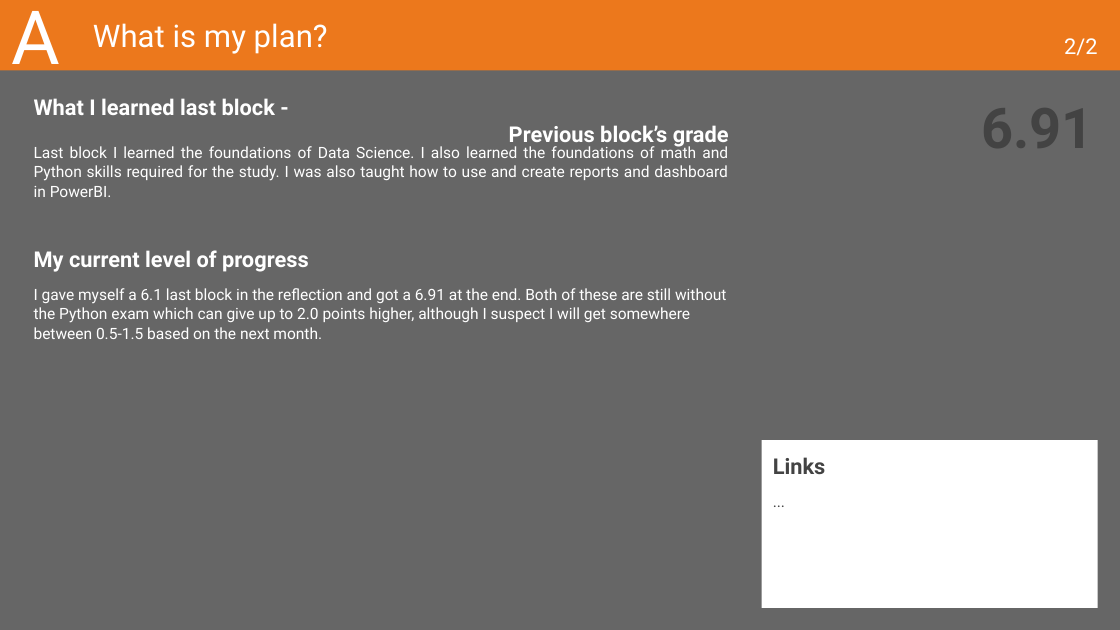
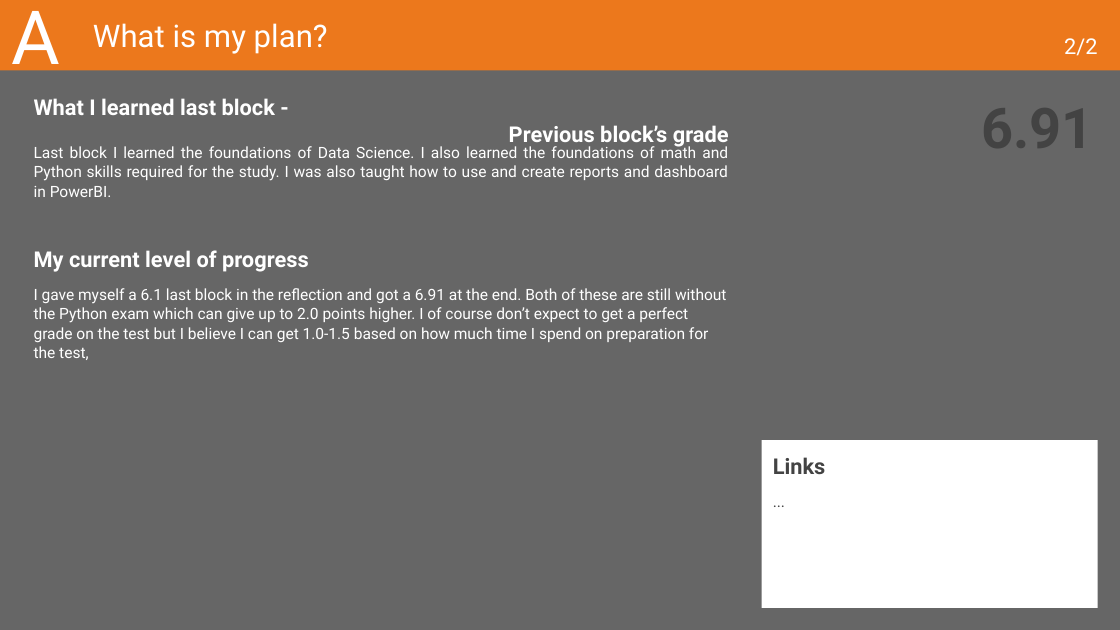
Before and after one commit to MaksBurchard240894/HFG7, a slide deck: slide 6 of Deliverables/Learning Log - Y1B-2024-25_ADSAI.pptx. Drawn at 1120x630 pixels with LibreOffice and Linux fonts; fonts in the diff are those of the drawing. Boxes give left, top, right and bottom in pixels: in the first picture for what was removed or moved away, otherwise in the second. Text is boxed around its words. In the diff, an @@ line names an element or a change of style, - is before the commit and + after.

```diff
--- a/Deliverables/Learning Log - Y1B-2024-25_ADSAI.pptx
+++ b/Deliverables/Learning Log - Y1B-2024-25_ADSAI.pptx
@@ text at (34, 288, 727, 360): text changed @@
-I gave myself a 6.1 last block in the reflection and got a 6.91 at the end. Both of these are still without the Python exam which can give up to 2.0 points higher, although I suspect I will get somewhere between 0.5-1.5 based on the next month.
+I gave myself a 6.1 last block in the reflection and got a 6.91 at the end. Both of these are still without the Python exam which can give up to 2.0 points higher. I of course don’t expect to get a perfect grade on the test but I believe I can get 1.0-1.5 based on how much time I spend on preparation for the test,
```
Also in this commit, not shown: 4 other slides changed, 5 other files.
